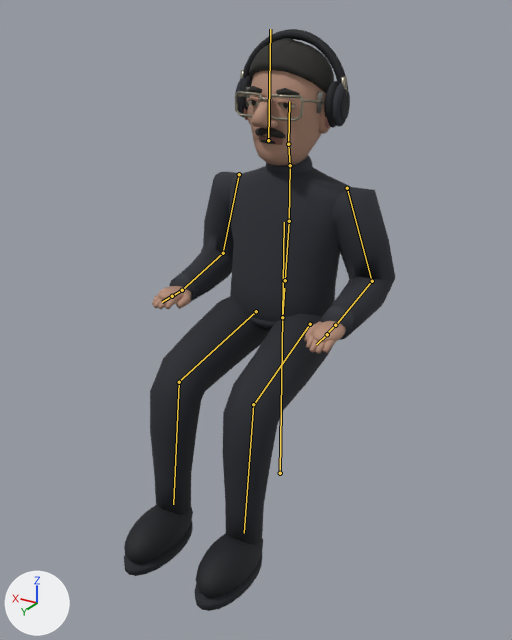
What one commit did to the glTF model assets/models3d/characters/vern/vern.glb.
One viewpoint serves both versions: a camera (50 mm lens) standing at (-1.071, 1.963, 1.585) and looking at (-0.045, 0.252, 0.73). Every picture has the same lights, and +X, +Y and +Z are marked at lower left. The first picture is the older version. Both versions are drawn at frame 39 of the action 'talking_default'; the numbers are the values there. The bones that change, and the others that lie on the model, are drawn over the model as lines.

Objects in the first picture: 'VernMesh'.
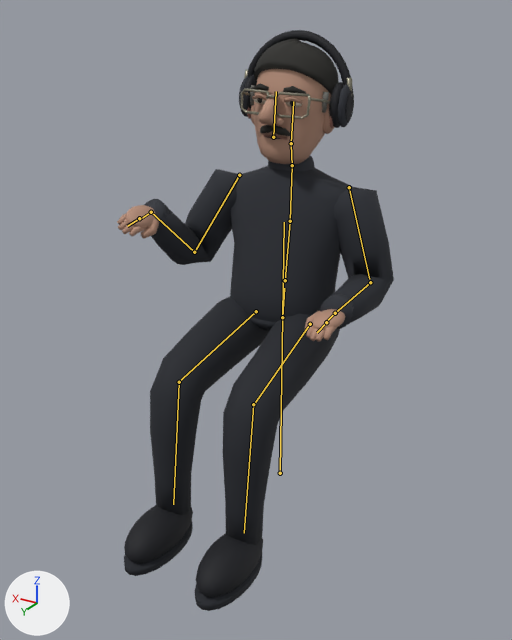
Where the change shows, as pixel boxes (x1, y1, x2, y2) in the pictures (512 x 640 px):
```json
{"object": "VernMesh", "change": "posed", "before": [124, 29, 395, 611], "after": [117, 30, 394, 611]}
{"bone": "spine", "before": "(285, 280) to (289, 221)", "after": "(285, 280) to (290, 221)"}
{"bone": "chest", "before": "(289, 221) to (290, 165)", "after": "(290, 221) to (292, 165)"}
{"bone": "head", "before": "(288, 144) to (289, 101)", "after": "(291, 143) to (293, 101)"}
{"bone": "jaw", "before": "(268, 140) to (270, 29)", "after": "(273, 137) to (276, 91)"}
{"bone": "upper_arm.L", "before": "(239, 174) to (223, 250)", "after": "(239, 175) to (196, 249)"}
{"bone": "forearm.L", "before": "(223, 253) to (181, 291)", "after": "(194, 252) to (150, 211)"}
{"bone": "hand.L", "before": "(182, 290) to (172, 296)", "after": "(151, 212) to (140, 219)"}
{"bone": "upper_arm.R", "before": "(347, 188) to (371, 278)", "after": "(349, 187) to (369, 279)"}
{"bone": "forearm.R", "before": "(372, 281) to (335, 326)", "after": "(370, 282) to (334, 313)"}
{"bone": "hand.R", "before": "(335, 325) to (326, 334)", "after": "(335, 313) to (325, 322)"}
```

The change, as JSON lines over the scene's bpy script:
```json
{"block": "bone_spine", "where": "bone_spine = bpy.data.objects['VernRig'].pose.bones['spine']  # child of 'pelvis'"}
{"op": "set", "path": "bone_spine.rotation_quaternion", "old": "(1.0, -0.008, 0.0, 0.0)", "new": "(1.0, 0.009, 0.0, 0.0)", "note": "degrees (-1, 0, 0) -> degrees (1, 0, 0)"}
{"block": "bone_chest", "where": "bone_chest = bpy.data.objects['VernRig'].pose.bones['chest']  # child of 'spine'"}
{"op": "set", "path": "bone_chest.rotation_quaternion", "old": "(0.999, -0.05, 0.0, 0.0)", "new": "(0.999, -0.05, 0.022, -0.001)", "note": "degrees (-6, 0, 0) -> degrees (-6, 2, 0)"}
{"block": "bone_head", "where": "bone_head = bpy.data.objects['VernRig'].pose.bones['head']  # child of 'neck'"}
{"op": "set", "path": "bone_head.rotation_quaternion", "old": "(0.995, 0.104, -0.001, 0.006)", "new": "(0.994, 0.111, -0.002, 0.015)", "note": "degrees (12, 0, 1) -> degrees (13, 0, 2)"}
{"block": "bone_jaw", "where": "bone_jaw = bpy.data.objects['VernRig'].pose.bones['jaw']  # child of 'head'"}
{"op": "set", "path": "bone_jaw.location", "old": "(0.0, -0.004, 0.0)", "new": "(0.0, 0.0, 0.0)"}
{"op": "set", "path": "bone_jaw.scale", "old": "(1.0, 2.4, 1.0)", "new": "(1.0, 1.01, 1.0)"}
{"block": "bone_upper_arm_l", "where": "bone_upper_arm_l = bpy.data.objects['VernRig'].pose.bones['upper_arm.L']  # child of 'chest'"}
{"op": "set", "path": "bone_upper_arm_l.rotation_quaternion", "old": "(0.98, -0.162, 0.0, 0.119)", "new": "(0.986, 0.02, 0.03, 0.165)", "note": "degrees (-19, 2, 13) -> degrees (3, 3, 19)"}
{"block": "bone_forearm_l", "where": "bone_forearm_l = bpy.data.objects['VernRig'].pose.bones['forearm.L']  # child of 'upper_arm.L'"}
{"op": "set", "path": "bone_forearm_l.rotation_quaternion", "old": "(0.737, 0.578, -0.132, 0.326)", "new": "(0.553, 0.775, 0.087, 0.293)", "note": "degrees (69, -35, 23) -> degrees (103, -21, 29)"}
{"block": "bone_hand_l", "where": "bone_hand_l = bpy.data.objects['VernRig'].pose.bones['hand.L']  # child of 'forearm.L'"}
{"op": "set", "path": "bone_hand_l.location", "old": "(0.0, -0.005, 0.0)", "new": "(0.0, -0.004, 0.0)"}
{"op": "set", "path": "bone_hand_l.rotation_quaternion", "old": "(0.994, 0.1, 0.03, 0.02)", "new": "(0.855, -0.449, -0.239, 0.098)", "note": "degrees (12, 3, 3) -> degrees (-59, -19, 24)"}
{"block": "bone_upper_arm_r", "where": "bone_upper_arm_r = bpy.data.objects['VernRig'].pose.bones['upper_arm.R']  # child of 'chest'"}
{"op": "set", "path": "bone_upper_arm_r.rotation_quaternion", "old": "(0.98, -0.162, 0.0, -0.119)", "new": "(0.98, -0.142, -0.006, -0.139)", "note": "degrees (-19, -2, -13) -> degrees (-16, -3, -16)"}
{"block": "bone_forearm_r", "where": "bone_forearm_r = bpy.data.objects['VernRig'].pose.bones['forearm.R']  # child of 'upper_arm.R'"}
{"op": "set", "path": "bone_forearm_r.rotation_quaternion", "old": "(0.737, 0.578, 0.132, -0.326)", "new": "(0.709, 0.605, 0.125, -0.339)", "note": "degrees (69, 35, -23) -> degrees (73, 36, -24)"}
{"block": "bone_hand_r", "where": "bone_hand_r = bpy.data.objects['VernRig'].pose.bones['hand.R']  # child of 'forearm.R'"}
{"op": "set", "path": "bone_hand_r.location", "old": "(0.0, -0.005, 0.0)", "new": "(0.0, -0.004, 0.0)"}
{"op": "set", "path": "bone_hand_r.rotation_quaternion", "old": "(0.999, 0.022, -0.028, -0.022)", "new": "(0.997, -0.067, 0.027, -0.01)", "note": "degrees (3, -3, -3) -> degrees (-8, 3, -1)"}
```
